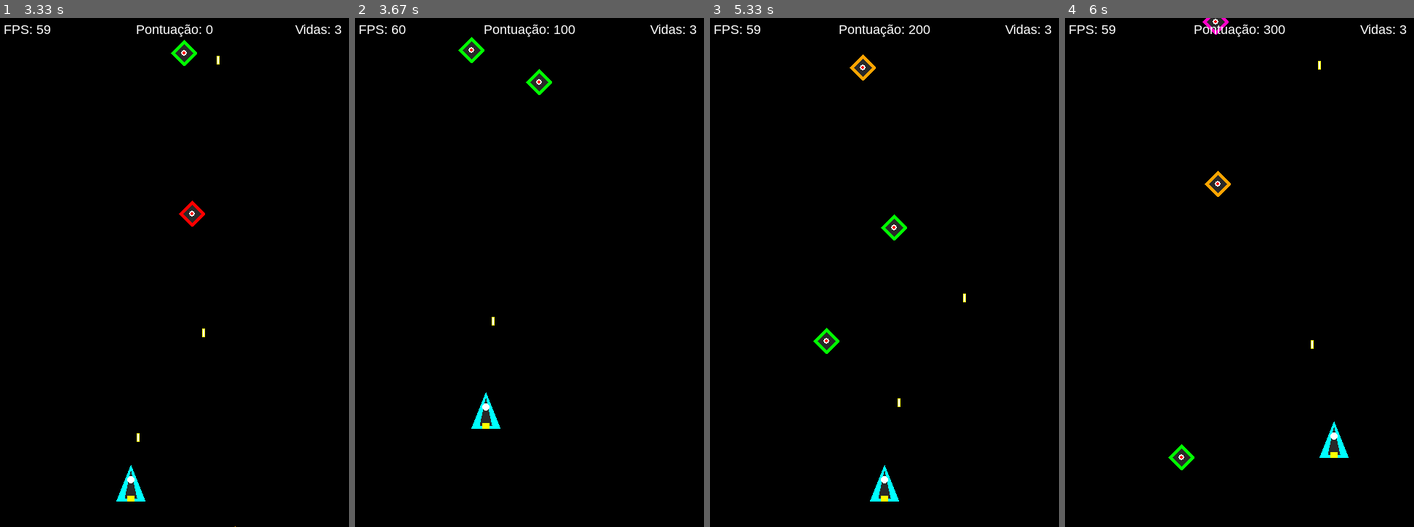
Above: before the commit, frames 1-4 (left to right).
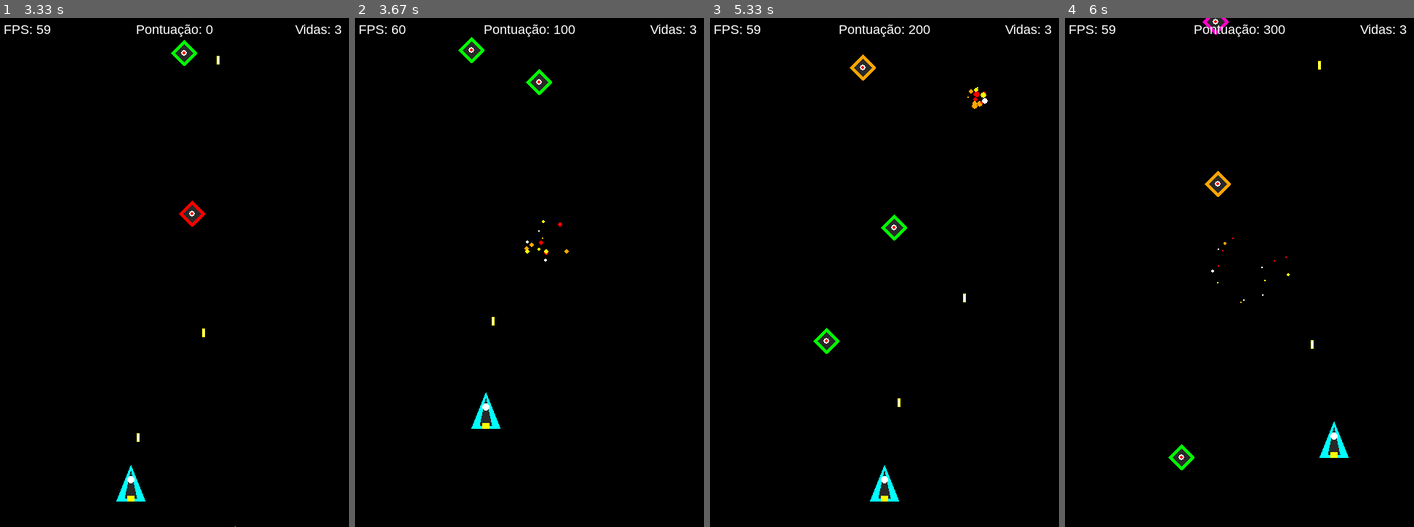
Above: after the commit, the same moments.

Repository: victorbouissoumota/PyGame-Mota-Sheik
Game: pygame game, started from Código PyGaMe Projeto final Dessoft.py
Same seed, same stepped clock (60 frames per second), same inputs: the game is played once before the commit and once after it.
Inputs:
- Up to frame 1 (3.33 s): hold Right 0.33-0.8 s; hold Up 0.83-1.13 s; tap Space at 0.9, 1.23, 1.53, 1.73, 2.03, 2.3, 2.97, 3.27 s; hold Right 1.17-1.63 s; hold Left 1.67-2.2 s; hold Down 2.23-2.53 s; tap W at 2.57 s; hold Left 2.9-3.3 s
- Up to frame 2 (3.67 s): hold Up from 3.33 s (still down); tap Space at 3.4 s
- Up to frame 3 (5.33 s): release Up at 3.7 s; hold Right 3.73-4.37 s; tap Space at 3.8, 4.1, 4.47, 4.87, 5.17 s; hold Down 4.4-4.77 s; hold Left 4.8-5.27 s; hold Right from 5.3 s (still down)
- Up to frame 4 (6 s): tap Space at 5.37, 5.67, 5.87 s; release Right at 5.77 s; hold Up from 5.8 s (still down)

Frame 1 is identical in both runs. In frame 2, less than 0.1% of the frame differs, in the area x 48-62%, y 39-48%; in frame 3, 0.1%, in the area x 73-80%, y 13-18%; in frame 4, less than 0.1%.

Commit message:
Explosões 'com sistema de partículas

Diff:
--- a/Código PyGaMe Projeto final Dessoft.py
+++ b/Código PyGaMe Projeto final Dessoft.py
@@ -9,6 +9,7 @@
 
 import pygame
 import random
+import math
 
 # =============================================================================
 # CONFIGURAÇÕES
@@ -36,7 +37,7 @@
 PLAYER_WIDTH = 40
 PLAYER_HEIGHT = 50
 PLAYER_LIVES = 3
-PLAYER_INVINCIBLE_TIME = 1500  # Milissegundos de invencibilidade após ser atingido
+PLAYER_INVINCIBLE_TIME = 1500
 
 # Tiros
 BULLET_SPEED = -8
@@ -52,6 +53,12 @@
 ENEMY_HEIGHT = 36
 ENEMY_SPAWN_DELAY = 800
 MAX_ENEMIES = 8
+
+# Explosões
+EXPLOSION_PARTICLES = 15
+PARTICLE_MIN_SPEED = 1
+PARTICLE_MAX_SPEED = 5
+PARTICLE_LIFETIME = 500  # Milissegundos
 
 
 # =============================================================================
@@ -153,7 +160,6 @@
                 self.invincible = False
                 self.image = self.original_image.copy()
             else:
-                # Faz a nave piscar alternando visibilidade a cada 100ms
                 if (elapsed // 100) % 2 == 0:
                     self.image = self.original_image.copy()
                 else:
@@ -288,6 +294,104 @@
         self.rect.y += self.speed
         if self.rect.top > SCREEN_HEIGHT:
             self.kill()
+
+
+class Particle(pygame.sprite.Sprite):
+    """Partícula individual de uma explosão.
+
+    Cada partícula se move em uma direção aleatória, encolhe
+    gradualmente e desaparece após um tempo de vida definido.
+
+    Attributes:
+        pos_x: Posição horizontal precisa (float).
+        pos_y: Posição vertical precisa (float).
+        vel_x: Velocidade horizontal.
+        vel_y: Velocidade vertical.
+        color: Cor da partícula.
+        radius: Raio atual da partícula.
+        initial_radius: Raio inicial para calcular o encolhimento.
+        spawn_time: Timestamp de criação da partícula.
+    """
+
+    def __init__(self, x, y, color):
+        """Inicializa a partícula na posição da explosão.
+
+        Args:
+            x: Posição horizontal do centro da explosão.
+            y: Posição vertical do centro da explosão.
+            color: Cor base da partícula.
+        """
+        super().__init__()
+        self.pos_x = float(x)
+        self.pos_y = float(y)
+
+        # Direção e velocidade aleatórias
+        angle = random.uniform(0, 2 * math.pi)
+        speed = random.uniform(PARTICLE_MIN_SPEED, PARTICLE_MAX_SPEED)
+        self.vel_x = math.cos(angle) * speed
+        self.vel_y = math.sin(angle) * speed
+
+        self.color = color
+        self.initial_radius = random.randint(2, 5)
+        self.radius = self.initial_radius
+        self.spawn_time = pygame.time.get_ticks()
+
+        # Cria a imagem inicial
+        self._update_image()
+
+    def _update_image(self):
+        """Redesenha a imagem da partícula com o raio atual."""
+        size = max(self.radius * 2, 1)
+        self.image = pygame.Surface((size, size), pygame.SRCALPHA)
+        if self.radius >= 1:
+            pygame.draw.circle(self.image, self.color, (self.radius, self.radius), self.radius)
+        self.rect = self.image.get_rect(center=(int(self.pos_x), int(self.pos_y)))
+
+    def update(self):
+        """Move a partícula, encolhe e a remove quando o tempo acaba."""
+        elapsed = pygame.time.get_ticks() - self.spawn_time
+        if elapsed >= PARTICLE_LIFETIME:
+            self.kill()
+            return
+
+        # Move a partícula
+        self.pos_x += self.vel_x
+        self.pos_y += self.vel_y
+
+        # Desacelera gradualmente
+        self.vel_x *= 0.96
+        self.vel_y *= 0.96
+
+        # Encolhe proporcionalmente ao tempo de vida restante
+        life_ratio = 1 - (elapsed / PARTICLE_LIFETIME)
+        self.radius = max(int(self.initial_radius * life_ratio), 1)
+
+        self._update_image()
+
+
+class Explosion:
+    """Gerencia a criação de uma explosão com múltiplas partículas.
+
+    Esta classe não é um sprite, apenas serve como fábrica de partículas
+    que são adicionadas ao grupo de sprites fornecido.
+    """
+
+    # Cores possíveis das partículas de explosão
+    COLORS = [YELLOW, ORANGE, RED, WHITE]
+
+    @staticmethod
+    def create(x, y, all_sprites_group):
+        """Cria uma explosão gerando várias partículas na posição dada.
+
+        Args:
+            x: Posição horizontal do centro da explosão.
+            y: Posição vertical do centro da explosão.
+            all_sprites_group: Grupo onde as partículas serão adicionadas.
+        """
+        for _ in range(EXPLOSION_PARTICLES):
+            color = random.choice(Explosion.COLORS)
+            particle = Particle(x, y, color)
+            all_sprites_group.add(particle)
 
 
 # =============================================================================
@@ -372,20 +476,25 @@
     def _check_collisions(self):
         """Verifica e processa todas as colisões do jogo.
 
-        Tiro x Inimigo: destrói ambos e soma pontos.
+        Tiro x Inimigo: destrói ambos, soma pontos e cria explosão.
         Inimigo x Jogador: o jogador perde uma vida e fica invencível.
         """
-        # Tiro x Inimigo: True, True = destrói ambos
+        # Tiro x Inimigo
         hits = pygame.sprite.groupcollide(self.bullets, self.enemies, True, True)
         for bullet, enemies_hit in hits.items():
-            self.score += 100 * len(enemies_hit)
+            for enemy in enemies_hit:
+                self.score += 100
+                Explosion.create(enemy.rect.centerx, enemy.rect.centery, self.all_sprites)
 
         # Inimigo x Jogador
         if not self.player.invincible:
             enemy_hits = pygame.sprite.spritecollide(self.player, self.enemies, True)
             if enemy_hits:
+                for enemy in enemy_hits:
+                    Explosion.create(enemy.rect.centerx, enemy.rect.centery, self.all_sprites)
                 alive = self.player.hit()
                 if not alive:
+                    Explosion.create(self.player.rect.centerx, self.player.rect.centery, self.all_sprites)
                     self._game_over()
 
     def _game_over(self):
@@ -418,15 +527,12 @@
 
     def _draw_hud(self):
         """Desenha o HUD com vidas, pontuação e FPS."""
-        # FPS
         fps_text = self.font.render(f"FPS: {int(self.clock.get_fps())}", True, WHITE)
         self.screen.blit(fps_text, (5, 5))
 
-        # Pontuação
         score_text = self.font.render(f"Pontuação: {self.score}", True, WHITE)
         self.screen.blit(score_text, (SCREEN_WIDTH // 2 - score_text.get_width() // 2, 5))
 
-        # Vidas (desenha pequenas naves)
         lives_text = self.font.render(f"Vidas: {self.player.lives}", True, WHITE)
         self.screen.blit(lives_text, (SCREEN_WIDTH - lives_text.get_width() - 10, 5))
 
